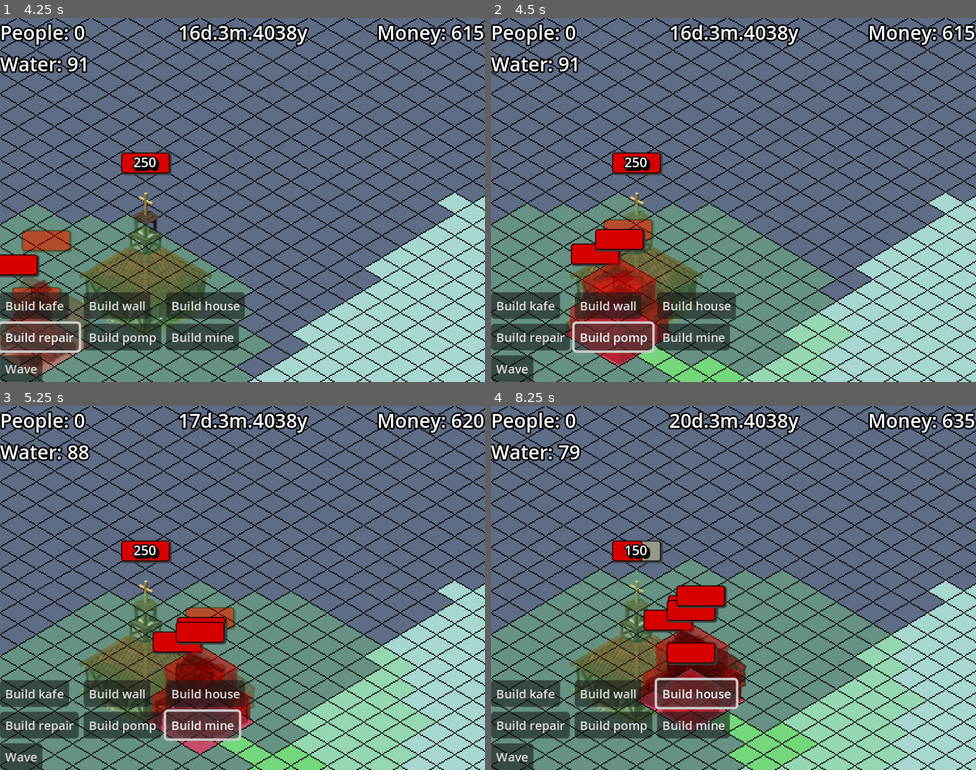
Above: before the commit, frames 1-4 (two rows, left to right).
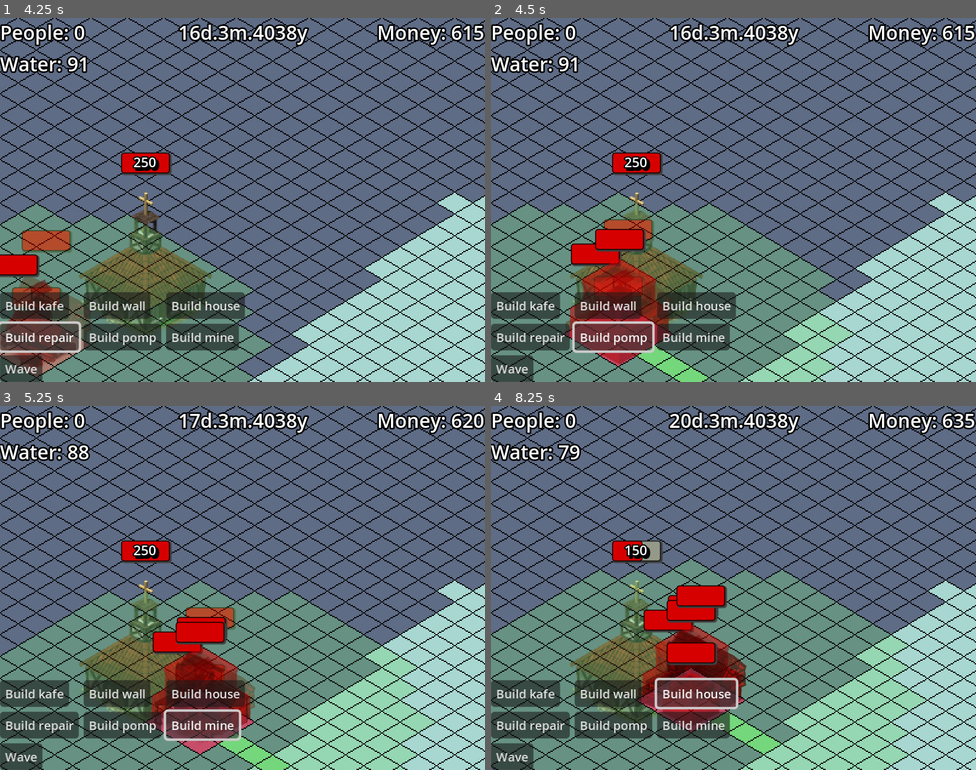
Above: after the commit, the same moments.

Repository: BurntRobot/artifical_heart_at_the_water-s_edge
Game: Godot game, scene res://world.tscn
Two runs of this game, one before a commit and one after it. Both use one fixed random seed, a clock stepped at 60 frames per second and the inputs below.
Inputs:
- Up to frame 1 (4.25 s): click "Build townhall" at 0.5 s; click "Build kafe" at 1.25 s; click "Build wall" at 2 s; click "Build house" at 2.75 s; click "Build repair" at 3.5 s
- Up to frame 2 (4.5 s): click "Build pomp" at 4.25 s
- Up to frame 3 (5.25 s): click "Build mine" at 5 s
- Up to frame 4 (8.25 s): click "Wave" at 5.75 s; click "Build kafe" at 6.5 s; click "Build wall" at 7.25 s; click "Build house" at 8 s

Frame 1 is identical in both runs. In frame 2, 0.4% of the frame differs, in the area x 36-53%, y 93-100%; in frame 3, 0.4%; in frame 4, 1.0%, in the area x 49-68%, y 87-100%.

Commit message:
Pomp must build on water

Diff:
--- a/Buildings/building.gd
+++ b/Buildings/building.gd
@@ -48,7 +48,7 @@
 			position = near_position
 		#if position != get_global_mouse_position().snapped(tile_size):
 		#	position = get_global_mouse_position().snapped(tile_size)
-		if CityResources.money - building_cost < 0 or CityResources.water < water_in_day or something_placed_already():
+		if you_cant_build():
 			sprite.self_modulate = Color('ff000089')
 			base._set_all_tiles_to_red()
 			can_build = false
@@ -67,9 +67,11 @@
 		if current_health <= 0:
 			queue_free()
 
+func you_cant_build():
+	return CityResources.money - building_cost < 0 or CityResources.water < water_in_day or something_placed_already()
+
 func something_placed_already():
 	for _some_area in base_area.get_overlapping_areas():
-		print(_some_area != base_area)
 		if _some_area.name == "BaseArea" and _some_area != base_area:
 			return true
 	return false
--- a/Buildings/pomp.gd
+++ b/Buildings/pomp.gd
@@ -1,5 +1,8 @@
 extends Building
 class_name Pomp
+
+@onready var water_area: Area2D = $WaterArea
+
 
 func _next_day():
 	if not area_2d.input_pickable and is_built:
@@ -7,3 +10,13 @@
 	if is_built:
 		CityResources.water += water_in_day
 		water_label.text = "Water per day: +" + str(water_in_day)
+
+func you_cant_build():
+	var main_result = super.you_cant_build()
+	if not main_result:
+		for _some_area in water_area.get_overlapping_areas():
+			if _some_area.name == "Water":
+				return false
+		return true
+	else:
+		return true
--- a/Buildings/pomp.tscn
+++ b/Buildings/pomp.tscn
@@ -13,7 +13,7 @@
 tile_map_data = PackedByteArray("AAD+/wEAAAACAAAAAAD+/wAAAAACAAAAAAD+////AAACAAAAAAD/////AAACAAAAAAAAAP//AAACAAAAAAAAAAAAAAACAAAAAAAAAAEAAAACAAAAAAD//wEAAAACAAAAAAD//wAAAAACAAAAAAA=")
 
 [node name="BaseForWater" parent="." index="1"]
-tile_map_data = PackedByteArray("AAACAAAAAAACAAAAAAABAAAAAAACAAAAAAADAAEAAAACAAAAAAADAAAAAAACAAAAAAADAP//AAACAAAAAAAEAAEAAAACAAAAAAAEAAAAAAACAAAAAAAEAP//AAACAAAAAAA=")
+tile_map_data = PackedByteArray("AAADAAAAAAACAAAAAAABAAAAAAACAAAAAAACAAAAAAACAAAAAAA=")
 
 [node name="Sprite" parent="." index="2"]
 position = Vector2(1, -19.000002)
@@ -32,7 +32,12 @@
 [node name="CollisionPolygon2D" parent="BaseArea" index="0"]
 polygon = PackedVector2Array(-45, -1, 0, -27, 43, -1, -1, 26)
 
-[node name="InfoPanel" parent="." index="8"]
+[node name="WaterArea" type="Area2D" parent="." index="8"]
+
+[node name="CollisionPolygon2D" type="CollisionPolygon2D" parent="WaterArea" index="0"]
+polygon = PackedVector2Array(54, 35, 60, 31, 67, 36, 60, 40)
+
+[node name="InfoPanel" parent="." index="9"]
 offset_left = 43.0
 offset_top = -87.0
 offset_right = 139.0
--- a/world.tscn
+++ b/world.tscn
@@ -45,6 +45,11 @@
 visible = false
 tile_map_data = PackedByteArray("AAAMAAkAAAADAAAAAAALAAkAAAADAAAAAAALAAoAAAADAAAAAAAMAAoAAAADAAAAAAAMAAsAAAADAAAAAAANAA …(736 unchanged characters)…
 tile_set = ExtResource("1_fj7yv")
+
+[node name="Water" type="Area2D" parent="Game/Map"]
+
+[node name="CollisionPolygon2D" type="CollisionPolygon2D" parent="Game/Map/Water"]
+polygon = PackedVector2Array(128, 709, 100, 692, 145, 662, 133, 654, 160, 636, 149, 628, 173, 611, 162, 602, 192, 584, 177, 574, 203, 556, 192, 546, 219, 530, 206, 523, 220, 512, 211, 505, 222, 493, 210, 488, 218, 473, 210, 466, 215, 451, 197, 442, 196, 399, 181, 394, 182, 339, 207, 322, 196, 315, 268, 268, 253, 261, 327, 216, 313, 205, 386, 162, 374, 152, 393, 158, 404, 153, 464, 187, 479, 178, 525, 206, 539, 198, 586, 223, 697, 153, 688, 145, 766, 96, 780, 104, 811, 89, 827, 98, 838, 90, 902, 91, 911, 81, 945, 82, 975, 83, 990, 71, 1007, 79, 1055, 250, 1047, 714)
 
 [node name="PlayerCamera" type="Camera2D" parent="Game"]
 limit_left = 0
